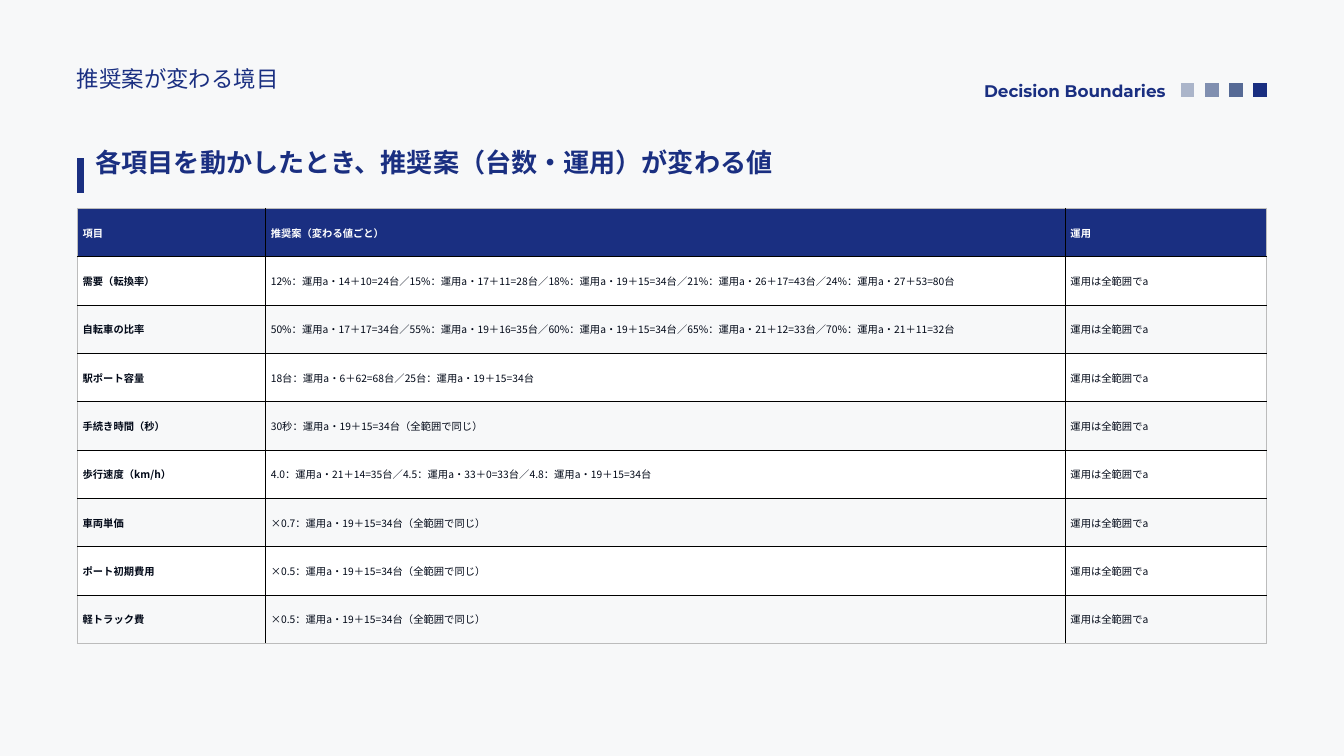
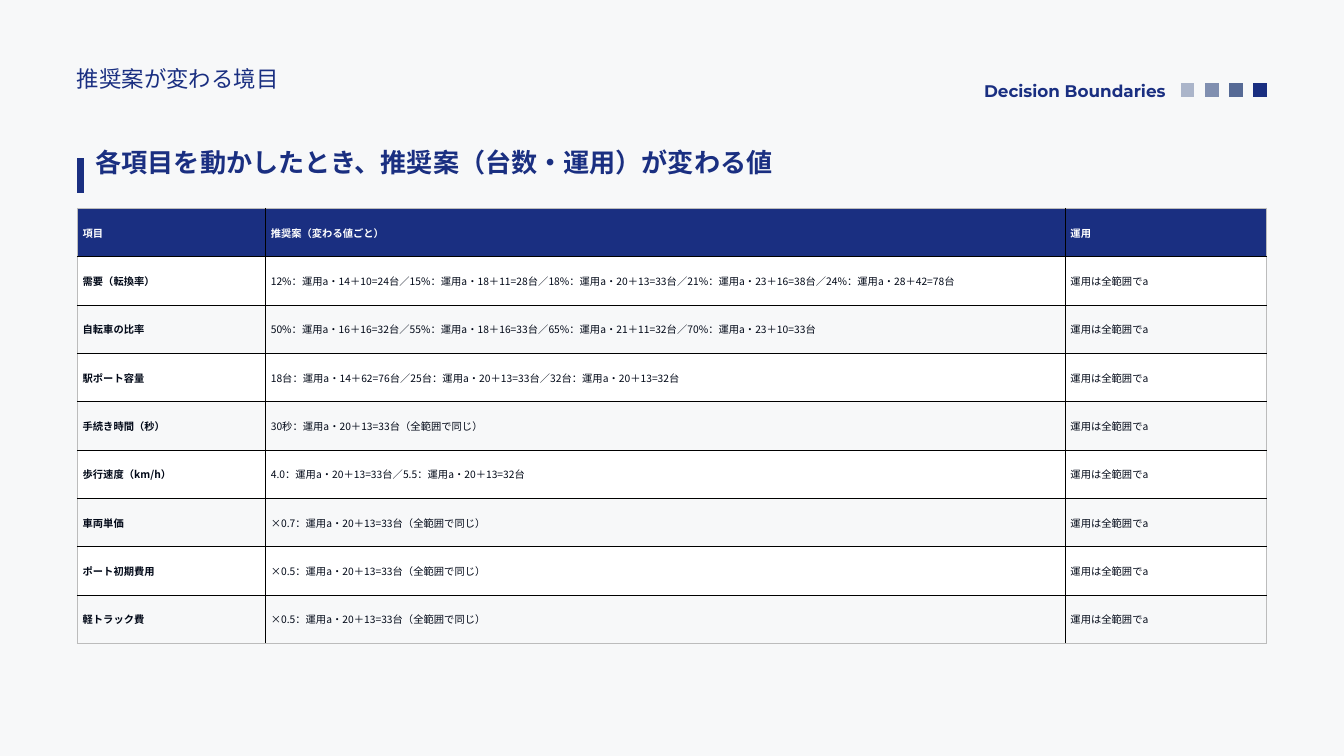
Before and after one commit to saigaeno-cmd/mikuri_sim, a slide deck: slide 18 of data/output/study/報告_モビリティシェア検討.pptx (slide 16 before the commit). Drawn at 1344x756 pixels with LibreOffice and Linux fonts; fonts in the diff are those of the drawing. Boxes give left, top, right and bottom in pixels: in the first picture for what was removed or moved away, otherwise in the second. Text is boxed around its words. In the diff, an @@ line names an element or a change of style, - is before the commit and + after.

```diff
--- a/data/output/study/報告_モビリティシェア検討.pptx
+++ b/data/output/study/報告_モビリティシェア検討.pptx
@@ table at box(77, 208, 1267, 644) @@
-row 2, column 2: 12%：運用a・14＋10=24台／15%：運用a・17＋11=28台／18%：運用a・19＋15=34台／21%：運用a・26＋17=43台／24%：運用a・27＋53=80台
+row 2, column 2: 12%：運用a・14＋10=24台／15%：運用a・18＋11=28台／18%：運用a・20＋13=33台／21%：運用a・23＋16=38台／24%：運用a・28＋42=78台
-row 3, column 2: 50%：運用a・17＋17=34台／55%：運用a・19＋16=35台／60%：運用a・19＋15=34台／65%：運用a・21＋12=33台／70%：運用a・21＋11=32台
+row 3, column 2: 50%：運用a・16＋16=32台／55%：運用a・18＋16=33台／65%：運用a・21＋11=32台／70%：運用a・23＋10=33台
-row 4, column 2: 18台：運用a・6＋62=68台／25台：運用a・19＋15=34台
+row 4, column 2: 18台：運用a・14＋62=76台／25台：運用a・20＋13=33台／32台：運用a・20＋13=32台
-row 5, column 2: 30秒：運用a・19＋15=34台（全範囲で同じ）
+row 5, column 2: 30秒：運用a・20＋13=33台（全範囲で同じ）
-row 6, column 2: 4.0：運用a・21＋14=35台／4.5：運用a・33＋0=33台／4.8：運用a・19＋15=34台
+row 6, column 2: 4.0：運用a・20＋13=33台／5.5：運用a・20＋13=32台
-row 7, column 2: ×0.7：運用a・19＋15=34台（全範囲で同じ）
+row 7, column 2: ×0.7：運用a・20＋13=33台（全範囲で同じ）
-row 8, column 2: ×0.5：運用a・19＋15=34台（全範囲で同じ）
+row 8, column 2: ×0.5：運用a・20＋13=33台（全範囲で同じ）
-row 9, column 2: ×0.5：運用a・19＋15=34台（全範囲で同じ）
+row 9, column 2: ×0.5：運用a・20＋13=33台（全範囲で同じ）
```
Also in this commit, not shown: 21 other slides changed, 2 slides added, 7 other files.
